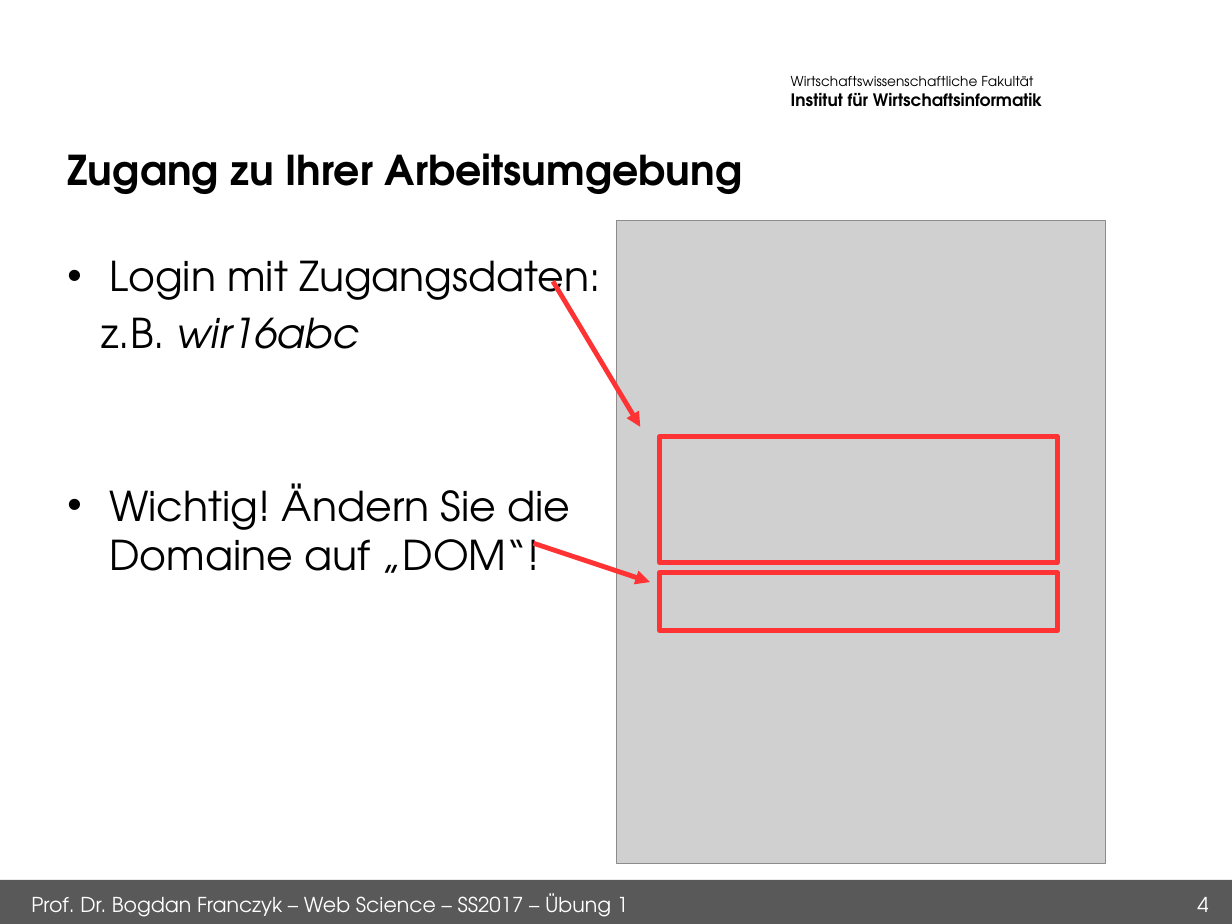
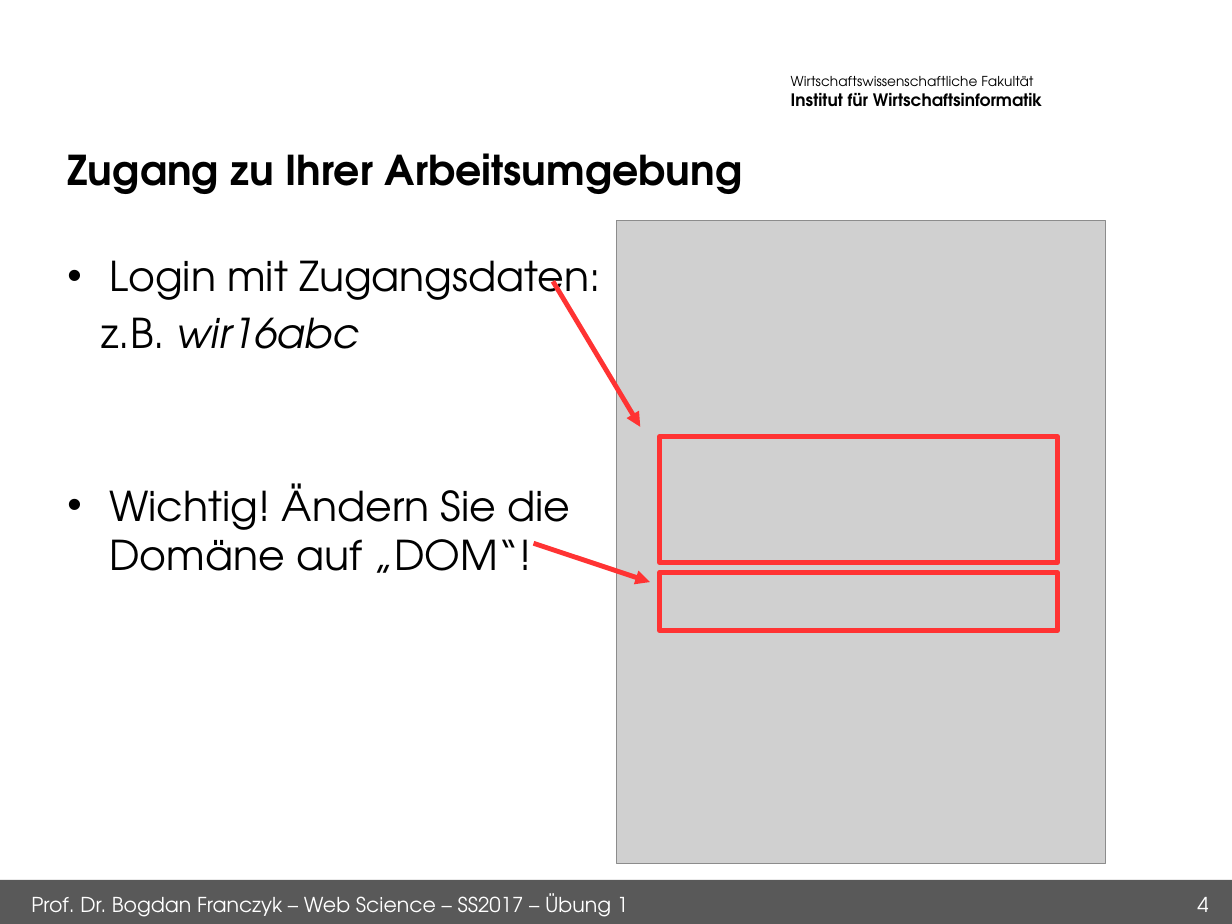
Before and after one commit to dhaeb/ue1_ws, a slide deck: slide 4 of ueb1.odp. Drawn at 1232x924 pixels with LibreOffice and Linux fonts; fonts in the diff are those of the drawing; grey boxes stand for pictures; background and template pictures are left out. Boxes give left, top, right and bottom in pixels: in the first picture for what was removed or moved away, otherwise in the second. Text is boxed around its words. In the diff, an @@ line names an element or a change of style, - is before the commit and + after.

```diff
--- a/ueb1.odp
+++ b/ueb1.odp
@@ text at (109,483,570,573): text changed @@
-• Wichtig! Ändern Sie die
-  Domaine auf „DOM“!
+• Wichtig! Ändern Sie die
+  Domäne auf „DOM“!
```
Also in this commit, not shown: 3 other slides changed, 3 other files.
